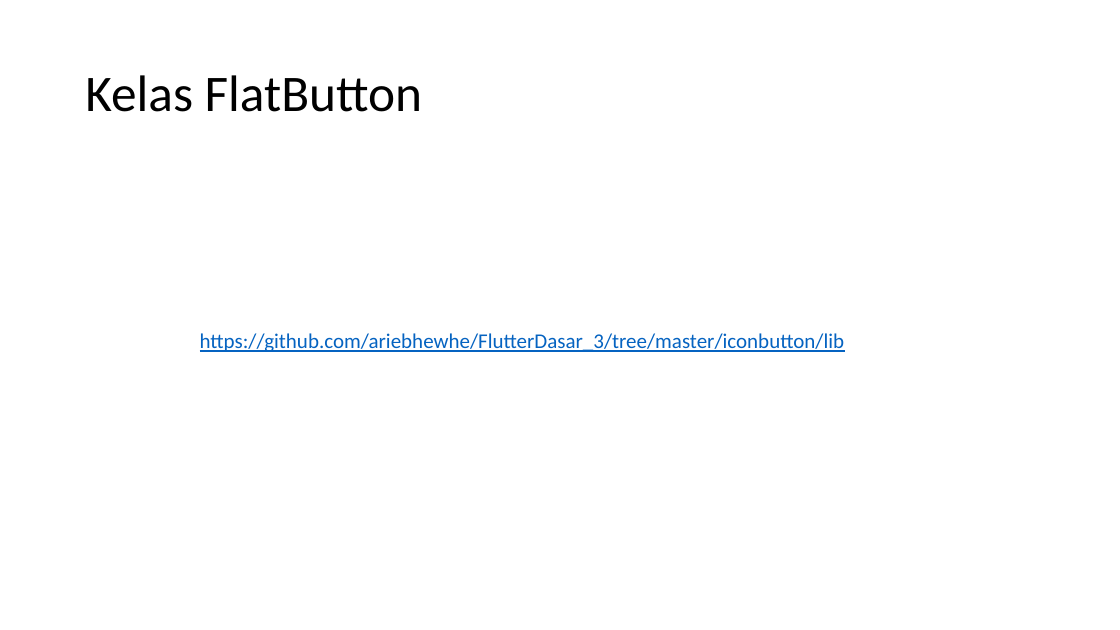
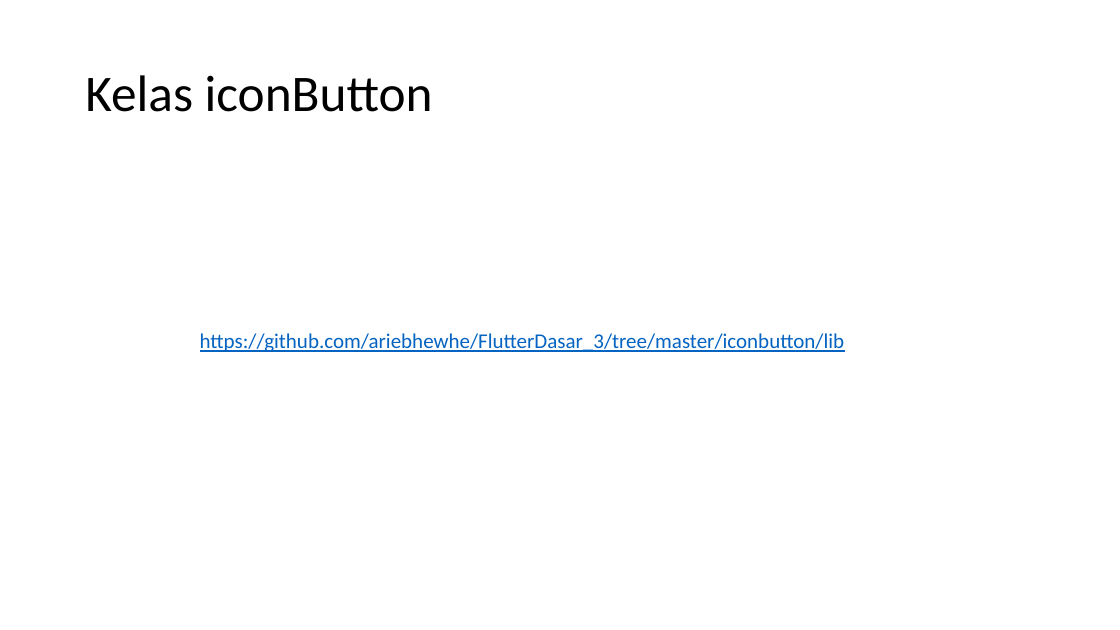
Before and after one commit to ariebhewhe/FlutterDasar_3, a slide deck: slide 18 of User Interface 2.pptx. Drawn at 1120x630 pixels with LibreOffice and Linux fonts; fonts in the diff are those of the drawing. Boxes give left, top, right and bottom in pixels: in the first picture for what was removed or moved away, otherwise in the second. Text is boxed around its words. In the diff, an @@ line names an element or a change of style, - is before the commit and + after.

```diff
--- a/User Interface 2.pptx
+++ b/User Interface 2.pptx
@@ title at (85, 75, 433, 112): text changed @@
-Kelas FlatButton
+Kelas iconButton
```
Also in this commit, not shown: 5 other slides changed, 1 slide added.
